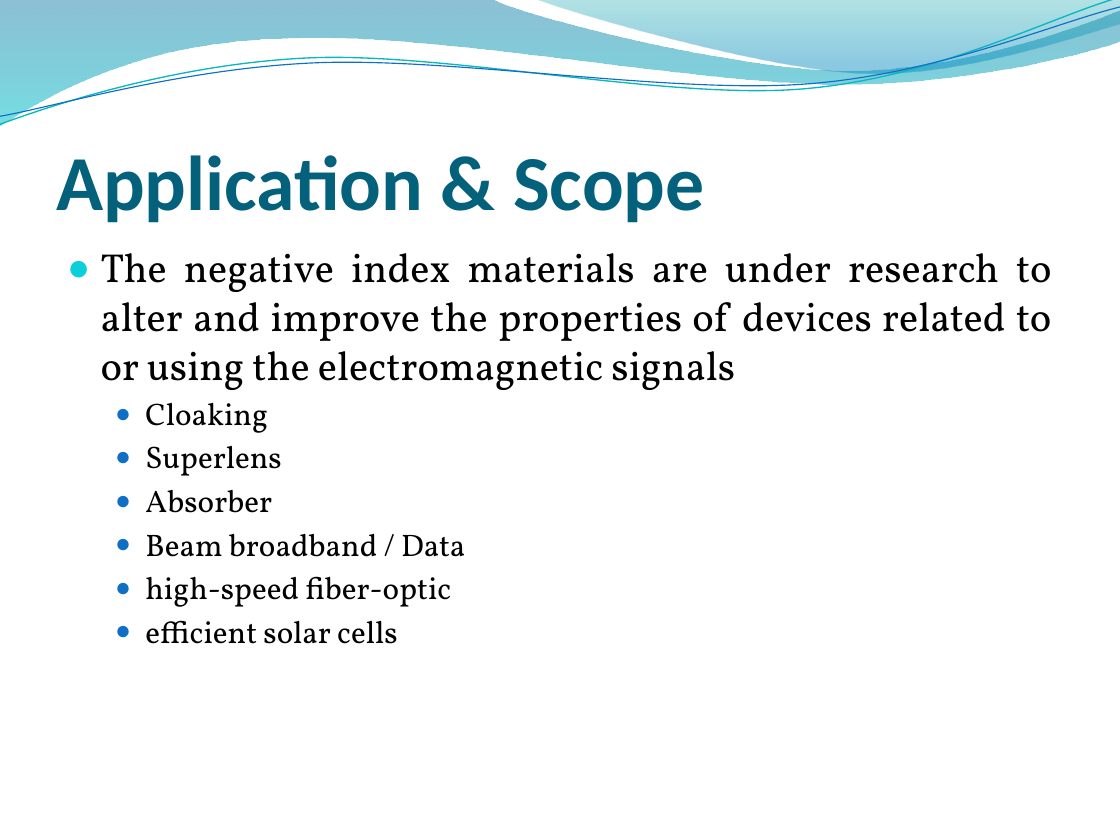
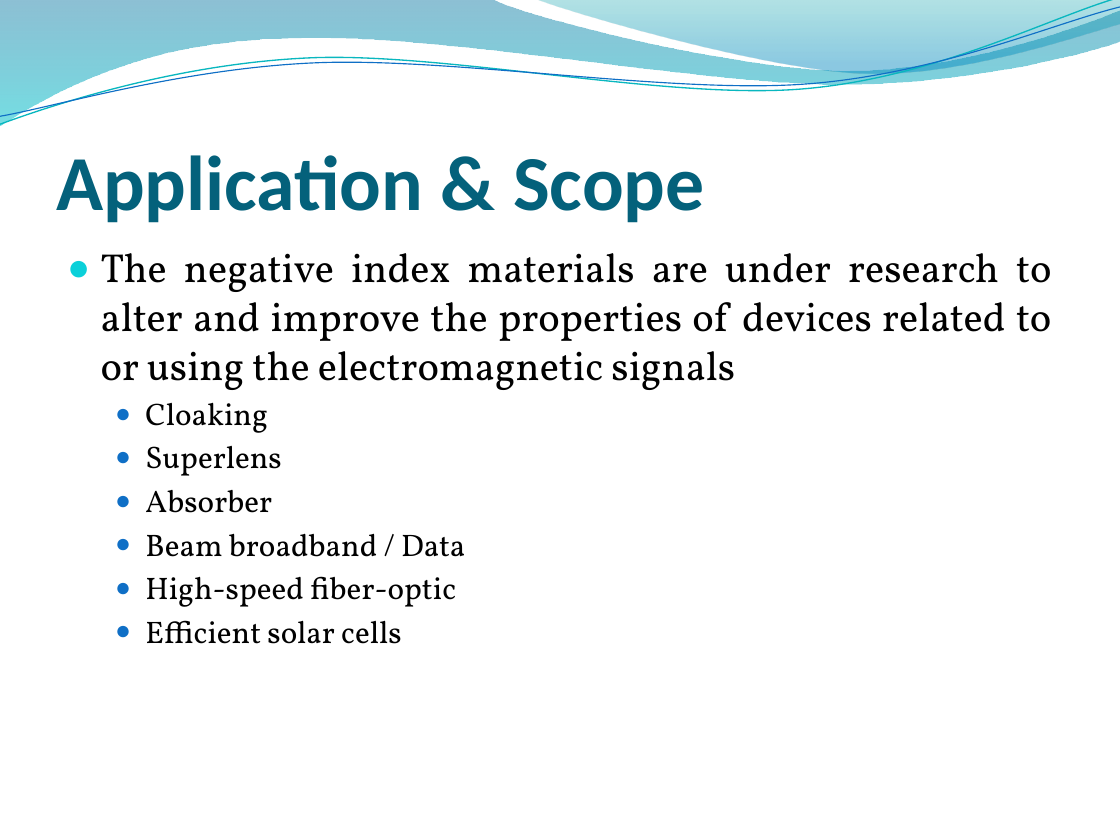
Before and after one commit to junaidnasir/gpu-em-nim, a slide deck: slide 6 of junaid_presentation_v1.pptx. Drawn at 1120x840 pixels with LibreOffice and Linux fonts; fonts in the diff are those of the drawing; background and template pictures are left out. Boxes give left, top, right and bottom in pixels: in the first picture for what was removed or moved away, otherwise in the second. Text is boxed around its words. In the diff, an @@ line names an element or a change of style, - is before the commit and + after.

```diff
--- a/junaid_presentation_v1.pptx
+++ b/junaid_presentation_v1.pptx
@@ text at (145, 576, 456, 644): text changed @@
-  ● high-speed fiber-optic
-  ● efficient solar cells
+  ● High-speed fiber-optic
+  ● Efficient solar cells
```
Also in this commit, not shown: 8 other slides changed.
